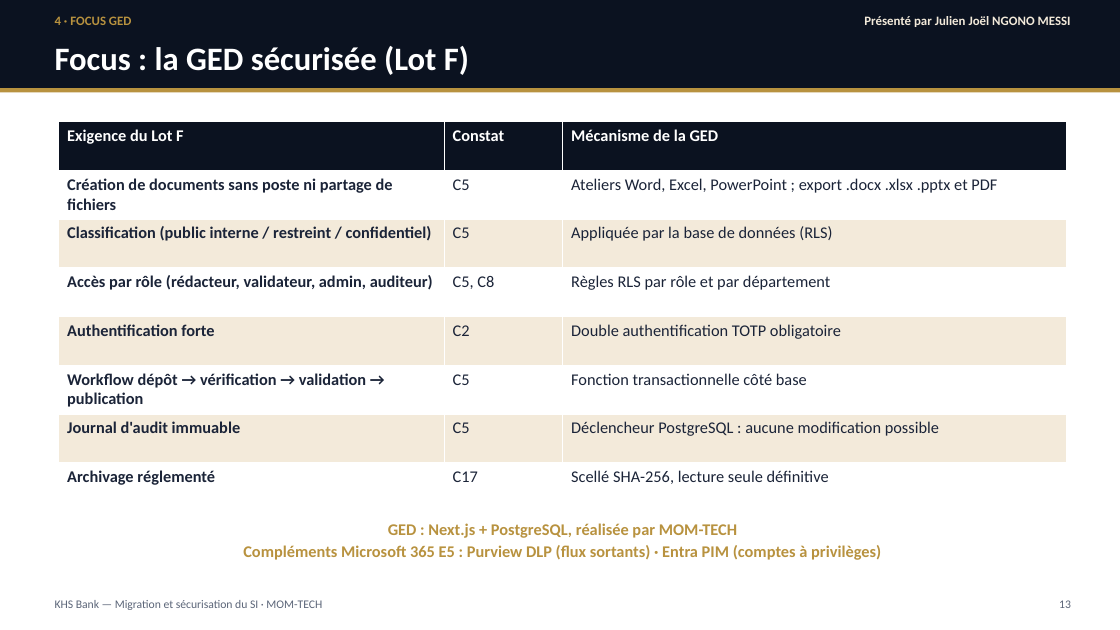
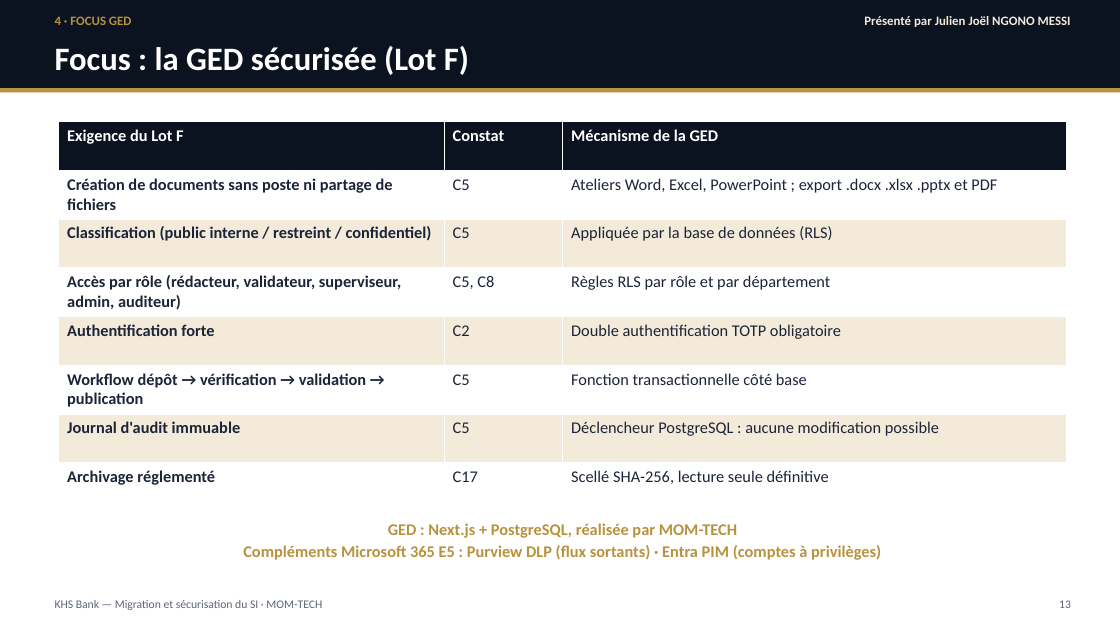
Before and after one commit to ngonomessi-cmd/projet-fin-etude, a slide deck: slide 13 of soutenance/Soutenance_KHS_Bank_MOM-TECH.pptx. Drawn at 1120x630 pixels with LibreOffice and Linux fonts; fonts in the diff are those of the drawing. Boxes give left, top, right and bottom in pixels: in the first picture for what was removed or moved away, otherwise in the second. Text is boxed around its words. In the diff, an @@ line names an element or a change of style, - is before the commit and + after.

```diff
--- a/soutenance/Soutenance_KHS_Bank_MOM-TECH.pptx
+++ b/soutenance/Soutenance_KHS_Bank_MOM-TECH.pptx
@@ table at [59, 122, 1067, 512] @@
-row 4, column 1: Accès par rôle (rédacteur, validateur, admin, auditeur)
+row 4, column 1: Accès par rôle (rédacteur, validateur, superviseur, admin, auditeur)
```
Also in this commit, not shown: 16 other files.
